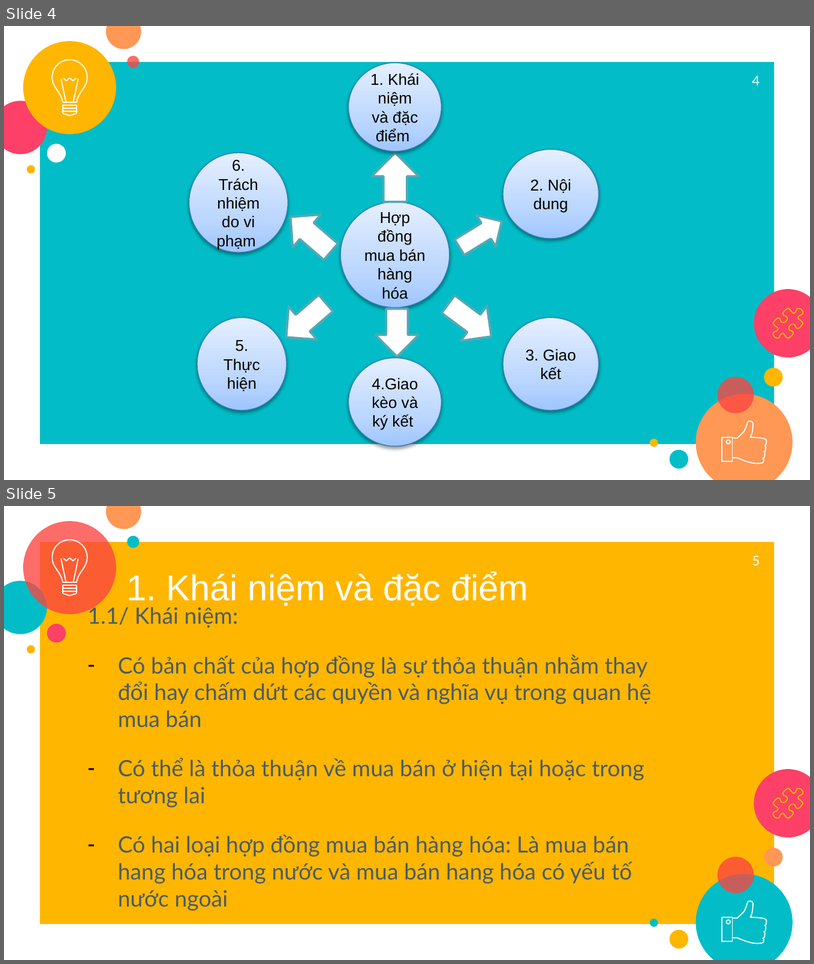
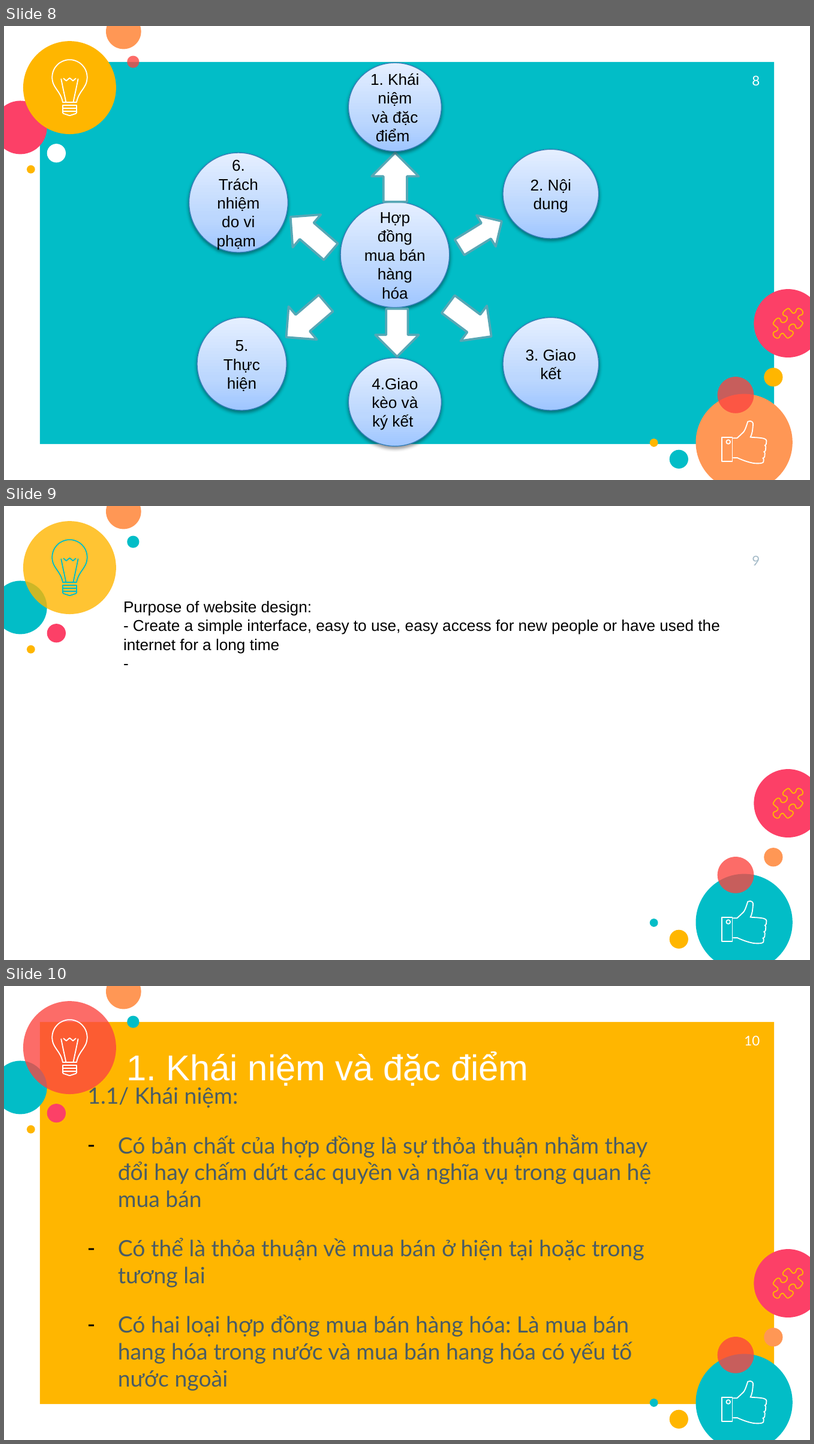
Before and after one commit to hoanglongvuong/aptechseem1, a slide deck: My Projects/SlideWebsite.pptx. Shown one above the other, each under a label of ours: slides 4 and 5 before the commit, slides 8, 9 and 10 after it. The pictures are 814x964 and 814x1444 pixels, drawn with LibreOffice and Linux fonts; fonts in the diff are those of the drawing. Boxes give left, top, right and bottom in pixels: in the first picture for what was removed or moved away, otherwise in the second. Text is boxed around its words. In the diff, an @@ line names an element or a change of style, - is before the commit and + after.

```diff
--- a/My Projects/SlideWebsite.pptx
+++ b/My Projects/SlideWebsite.pptx
@@ slide 9 added at box(4, 506, 810, 960), background #FFFFFF; not listed: 14 template elements that a slide beside it also shows @@
@@ ellipse added at box(23, 522, 116, 614), fill #FFB600 at 80% opacity @@
@@ page number added at box(752, 556, 760, 565), 12 pt, text #A6BCC9 @@
+9
@@ group added at box(53, 540, 88, 595): 8 freeform shapes @@
@@ rectangle added at box(115, 593, 768, 677), fill #FFFFFF, outline #FFFFFF 2 pt, 14 pt, text #000000 @@
+Purpose of website design:
+- Create a simple interface, easy to use, easy access for new people or have used the internet for a long time
+-
@@ what was slide 4 is now slide 8 @@
@@ page number at box(752, 75, 760, 85): text changed @@
-4
+8
@@ what was slide 5 is now slide 10 @@
@@ page number at box(744, 1035, 760, 1045): text changed @@
-5
+10
```
Also in this commit, not shown: 2 slides changed, 5 other slides added, 1 slide removed, 14 other files.
